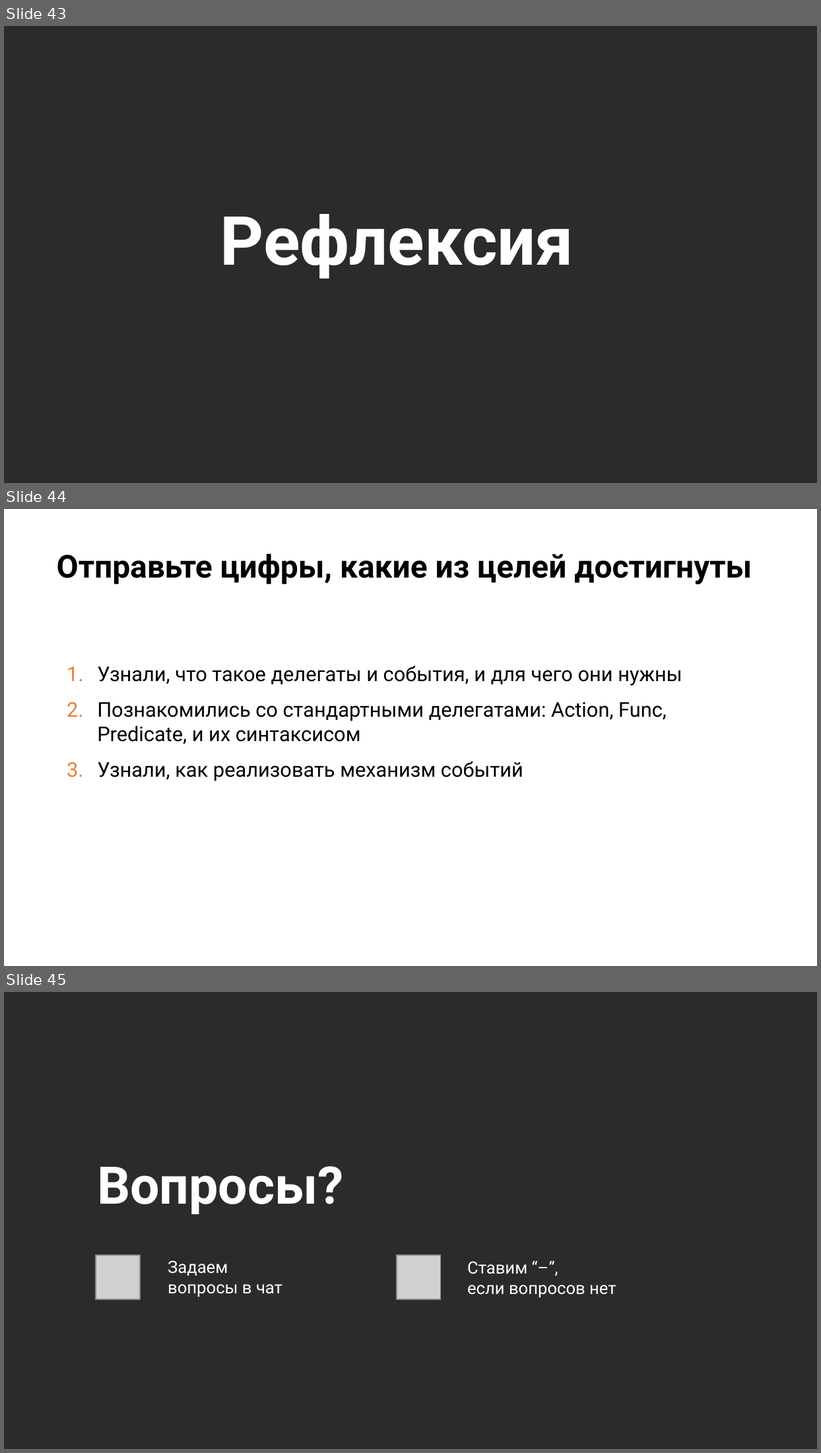
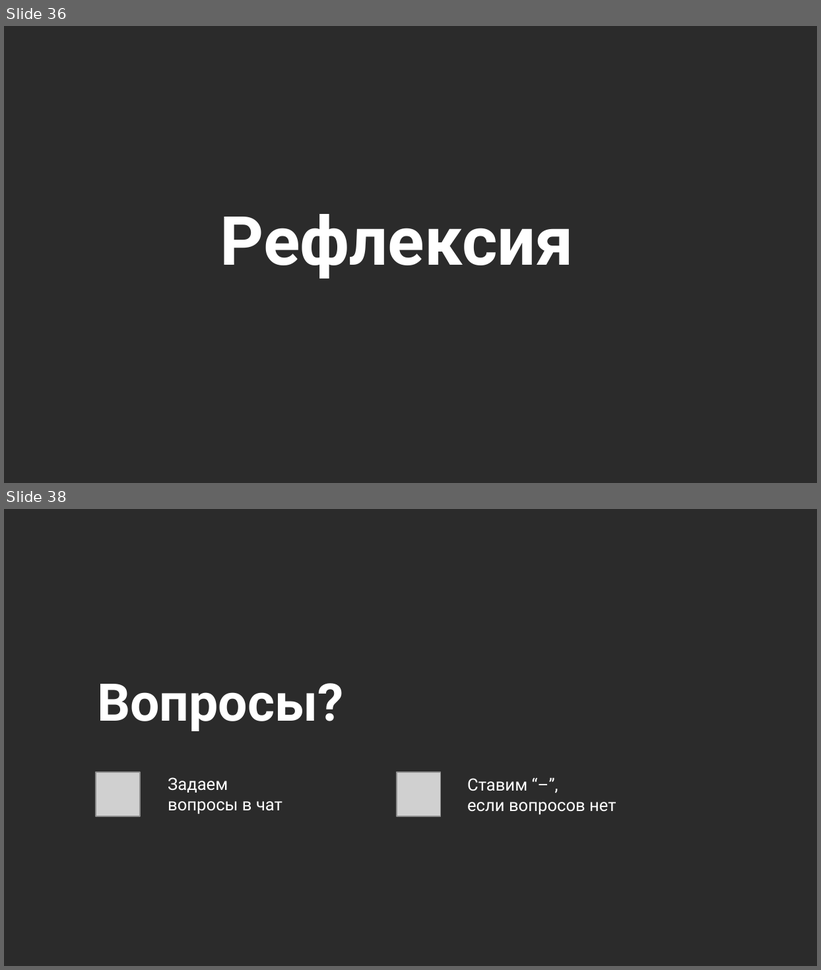
Before and after one commit to NilovPavel/LessonsLinq, a slide deck: LinqOperators.pptx. Shown one above the other, each under a label of ours: slides 43, 44 and 45 before the commit, slides 36 and 38 after it; the slides between them are not shown. The pictures are 821x1453 and 821x970 pixels, drawn with LibreOffice and Linux fonts; fonts in the diff are those of the drawing; grey boxes stand for pictures; background and template pictures are left out; a plain dark background stands for a picture behind light text. Boxes give left, top, right and bottom in pixels: in the first picture for what was removed or moved away, otherwise in the second. Text is boxed around its words. In the diff, an @@ line names an element or a change of style, - is before the commit and + after.

```diff
--- a/LinqOperators.pptx
+++ b/LinqOperators.pptx
@@ slide 44 removed at box(4, 509, 817, 966), background picture (left out) @@
@@ title removed at box(57, 554, 752, 585) @@
-Отправьте цифры, какие из целей достигнуты
@@ text removed at box(97, 665, 682, 782) @@
-1. Узнали, что такое делегаты и события, и для чего они нужны
-2. Познакомились со стандартными делегатами: Action, Func, Predicate, и их синтаксисом
-3. Узнали, как реализовать механизм событий
@@ what was slide 43 is now slide 36 @@
@@ what was slide 45 is now slide 38 @@
```
Also in this commit, not shown: 6 slides changed, 1 slide added, 23 other slides removed, 2 other files.
